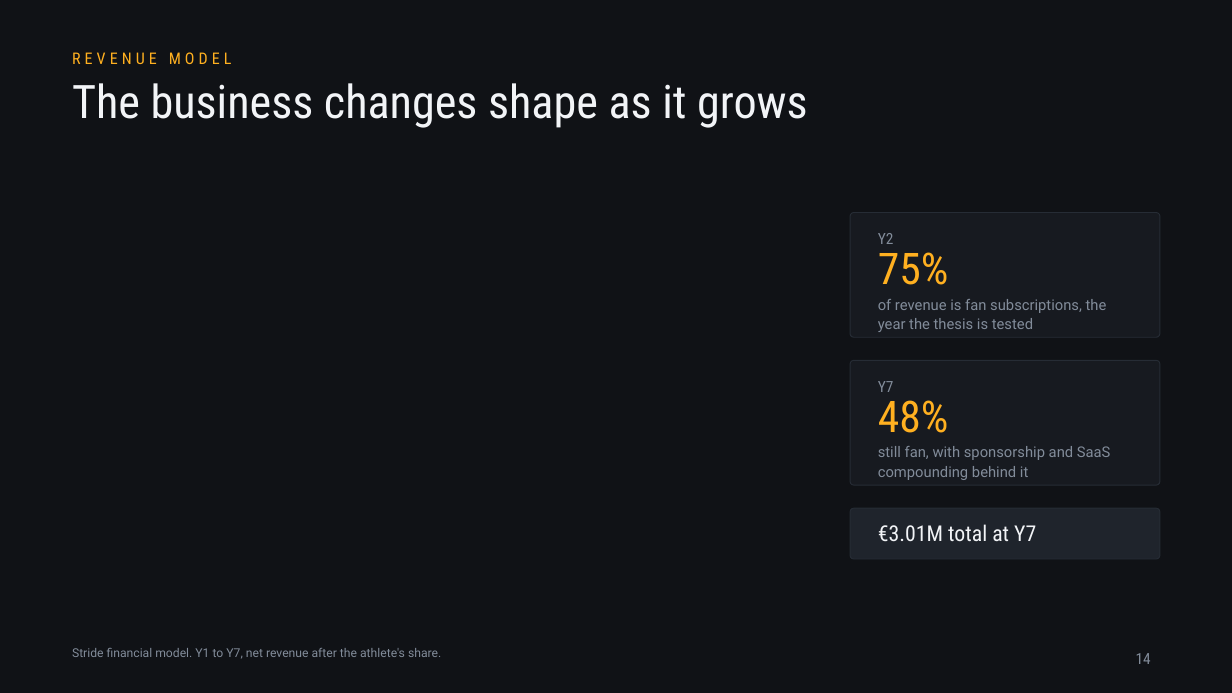
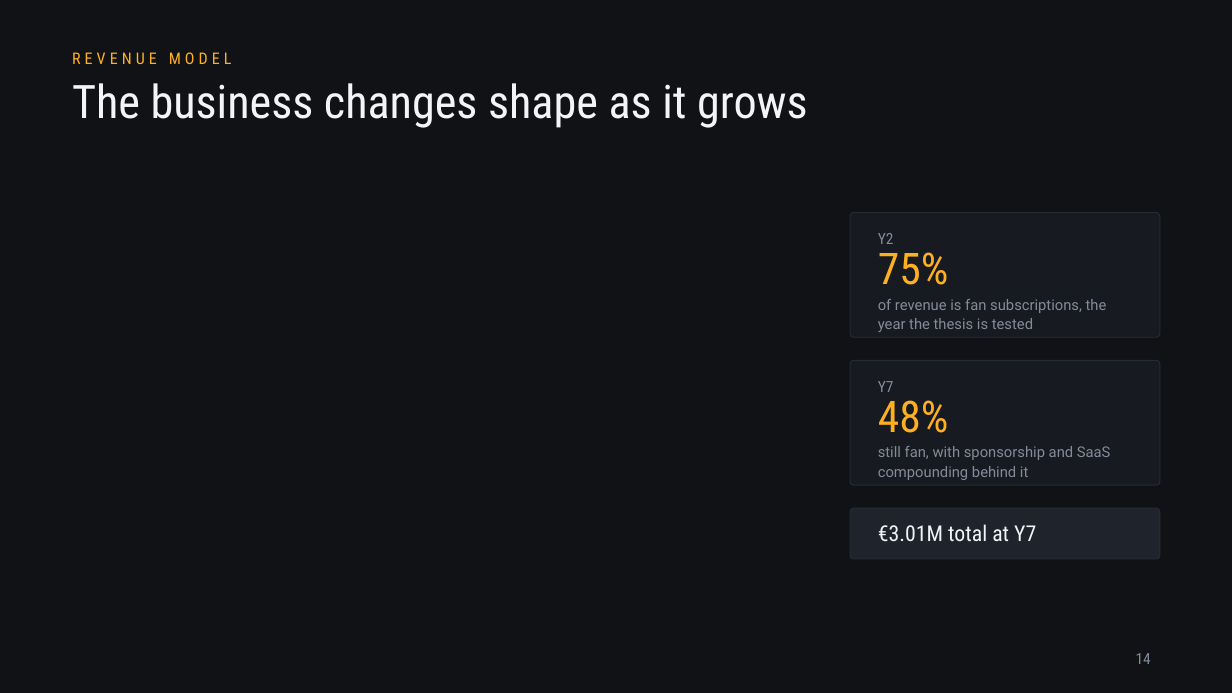
Before and after one commit to jadzoghaib/stride, a slide deck: slide 14 of deck/Stride_Pitch_Deck.pptx. Drawn at 1232x693 pixels with LibreOffice and Linux fonts; fonts in the diff are those of the drawing. Boxes give left, top, right and bottom in pixels: in the first picture for what was removed or moved away, otherwise in the second. Text is boxed around its words. In the diff, an @@ line names an element or a change of style, - is before the commit and + after.

```diff
--- a/deck/Stride_Pitch_Deck.pptx
+++ b/deck/Stride_Pitch_Deck.pptx
@@ text removed at <box>72,648,441,659</box> @@
-Stride financial model. Y1 to Y7, net revenue after the athlete's share.
```
Also in this commit, not shown: 6 other slides changed, 1 slide added, 1 slide removed, 2 other files.
